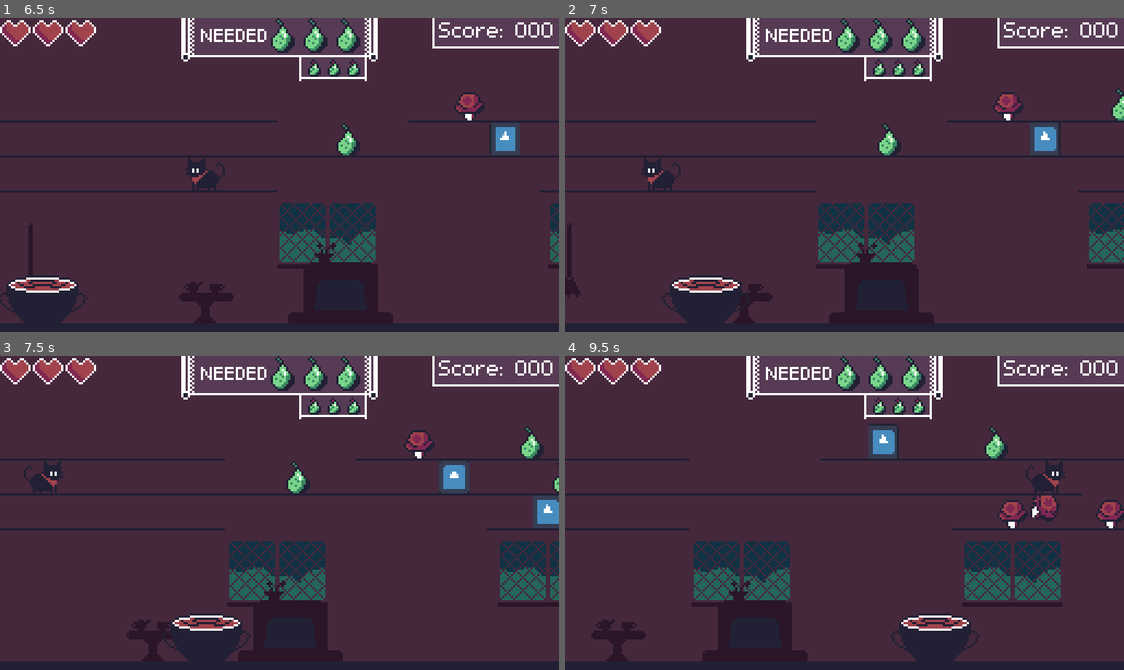
Above: before the commit, frames 1-4 (two rows, left to right).
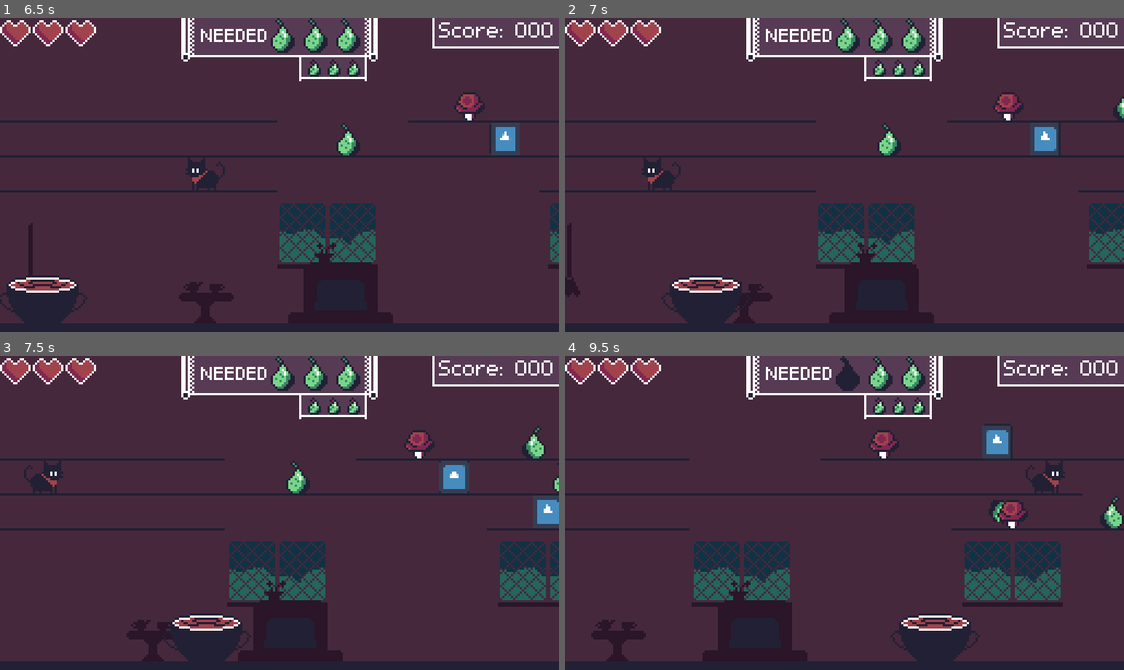
Above: after the commit, the same moments.

Repository: Bazooh/BlackCatJam
Game: Godot game, scene res://ui/menu.tscn
Same seed, same stepped clock (60 frames per second), same inputs: the game is played once before the commit and once after it. The engine's default icon, where the game draws it, is replaced by a stand-in: a white triangle on a blue panel in a dark square.
Inputs:
- Up to frame 1 (6.5 s): click "Start" at 0.5 s; hold Right (right) 1.28-2.03 s; hold S (down) 2.03-2.78 s; hold Right (right) 2.78-3.53 s; hold W (up) 3.53-4.28 s; hold A (left) 4.28-5.78 s; hold S (down) from 5.78 s (still down)
- Up to frame 2 (7 s): release S (down) at 6.53 s; hold Right (right) from 6.53 s (still down)
- Up to frame 3 (7.5 s): release Right (right) at 7.28 s; hold W (up) from 7.28 s (still down)
- Up to frame 4 (9.5 s): release W (up) at 8.03 s; hold Right (right) 8.03-8.78 s; hold S (down) from 8.78 s (still down)

Frame 1 is identical in both runs. In frame 2, 0.1% of the frame differs, in the area x 97-100%, y 22-33%; in frame 3, 0.3%; in frame 4, 1.8%, in the area x 48-100%, y 0-55%.

Commit message:
mouses

Diff:
--- a/entities/cat.gd
+++ b/entities/cat.gd
@@ -1,36 +1,9 @@
-class_name Cat extends Area2D
+class_name Cat extends Entity
 
-signal no_platform
 
 const PLATFORM_MARGIN = 16
 
-var moving: bool = true
-@export var speed: float = 50
-@export var direction: int = 1
-
-@onready var check_holes: Area2D = $CheckHoles
 @onready var rect: Rect2 = $CollisionShape.shape.get_rect()
-
-var min_x : float
-var max_x : float
-
-const size : float = 16
-const edge_x : float = 256
-
-func _ready():
-	min_x = size / 2
-	max_x = edge_x - size / 2
-
-func change_direction():
-	direction *= -1
-	scale.x = direction
-
-
-func has_platform_below() -> bool:
-	for area: Area2D in check_holes.get_overlapping_areas():
-		if area.is_in_group("Platform"):
-			return true
-	return false
 
 
 func can_cat_be_on_platform(platform: Area2D) -> bool:
@@ -59,19 +32,8 @@
 	return false
 
 
-func _physics_process(delta):
-	if moving:
-		position.x += speed * direction * delta
-
-	if Input.is_action_just_pressed("up") and can_go_up():
+func _input(event: InputEvent) -> void:
+	if event.is_action_pressed("up") and can_go_up():
 		position.y -= PLATFORM_MARGIN
-	elif Input.is_action_just_pressed("down") and can_go_down():
+	elif event.is_action_pressed("down") and can_go_down():
 		position.y += PLATFORM_MARGIN
-
-	if not has_platform_below() or check_holes.global_position.x < min_x or check_holes.global_position.x > max_x:
-		change_direction()
-
-		await get_tree().create_timer(2 * delta).timeout
-		if not has_platform_below():
-			no_platform.emit()
-			queue_free()
--- a/entities/cat.tscn
+++ b/entities/cat.tscn
@@ -1,7 +1,8 @@
-[gd_scene load_steps=5 format=3 uid="uid://ddybujrdaso0e"]
+[gd_scene load_steps=6 format=3 uid="uid://ddybujrdaso0e"]
 
 [ext_resource type="Script" path="res://entities/cat.gd" id="1_lfknh"]
 [ext_resource type="Texture2D" uid="uid://df5q2k0k8heum" path="res://art/temp/temp_cat.png" id="2_ab1a4"]
+[ext_resource type="Script" path="res://entities/items/effects/back_and_forth.gd" id="3_c6352"]
 
 [sub_resource type="RectangleShape2D" id="RectangleShape2D_xvb2g"]
 size = Vector2(18, 10)
@@ -40,6 +41,14 @@
 position = Vector2(11, 8)
 shape = SubResource("CircleShape2D_y8ipe")
 
+[node name="Effects" type="Node" parent="."]
+
+[node name="BackAndForthEffect" type="Node" parent="Effects"]
+script = ExtResource("3_c6352")
+direction = 1
+random_direction = null
+trigger = 3
+
 [connection signal="area_exited" from="CheckHoles" to="." method="_on_check_holes_area_exited"]
 [connection signal="area_exited" from="CheckHolesUp" to="." method="_on_check_holes_area_exited"]
 [connection signal="area_exited" from="CheckHolesDown" to="." method="_on_check_holes_area_exited"]
--- /dev/null
+++ b/entities/entity.gd
@@ -0,0 +1 @@
+class_name Entity extends Area2D
--- a/entities/items/effect.gd
+++ b/entities/items/effect.gd
@@ -1,33 +1,35 @@
 class_name Effect extends Node
 
 
-enum Trigger { Cat, Witch, Ground }
+enum Trigger { Cat, Witch, Ground, Start }
 
 
 @export var once: bool = true
 @export var trigger := Trigger.Cat
 var activated: bool
 
-@onready var item: Item = get_parent().get_parent()
+@onready var entity: Entity = get_parent().get_parent()
 
 
 func _ready() -> void:
 	match trigger:
 		Trigger.Cat:
-			item.touch_cat.connect(activate)
+			entity.touch_cat.connect(activate)
 		Trigger.Witch:
-			item.touch_witch.connect(activate)
+			entity.touch_witch.connect(activate)
 		Trigger.Ground:
-			item.touch_ground.connect(activate)
+			entity.touch_ground.connect(activate)
+		Trigger.Start:
+			activate()
 
 
-func activate(entity = null):
+func activate(triggerer = null):
 	if once and activated:
 		return
 
 	activated = true
-	_activate(entity)
+	_activate(triggerer)
 
 
-func _activate(_entity):
+func _activate(_triggerer):
 	pass
--- a/entities/items/effects/animation.gd
+++ b/entities/items/effects/animation.gd
@@ -4,8 +4,8 @@
 @export var animation_name: String
 
 
-func _activate(_entity) -> void:
-	if _entity is Cat:
-		item.animation_player.speed_scale = sign(_entity.scale.x)
+func _activate(triggerer) -> void:
+	if triggerer is Cat:
+		entity.animation_player.speed_scale = sign(triggerer.scale.x)
 
-	item.animation_player.play(animation_name)
+	entity.animation_player.play(animation_name)
--- /dev/null
+++ b/entities/items/effects/back_and_forth.gd
@@ -0,0 +1,71 @@
+@tool
+class_name BackAndForthEffect extends Effect
+
+
+signal no_platform
+
+
+const size: float = 16
+const edge_x: float = 256
+
+const min_x: float = size / 2
+const max_x: float = edge_x - size / 2
+
+
+var is_moving: bool = false
+@export var speed: float = 100.0
+@export var direction: int = 1
+@export var random_direction := false
+
+var check_holes: Area2D
+
+
+func _ready() -> void:
+	super._ready()
+	check_holes = entity.get_node("CheckHoles")
+
+
+func change_direction():
+	direction *= -1
+	entity.scale.x = direction
+
+
+func has_platform_below() -> bool:
+	for area: Area2D in check_holes.get_overlapping_areas():
+		if area.is_in_group("Platform"):
+			return true
+	return false
+
+
+func is_hitting_edge() -> bool:
+	return \
+		(entity.global_position.x < min_x and direction == -1) or \
+		(entity.global_position.x > max_x and direction == 1)
+
+
+func _activate(_triggerer) -> void:
+	await get_tree().create_timer(0.01).timeout
+
+	is_moving = true
+	if random_direction and randi() % 2 == 0:
+		change_direction()
+
+
+func _physics_process(delta: float) -> void:
+	if is_moving:
+		entity.position.x += speed * delta * direction
+
+		if not has_platform_below() or is_hitting_edge():
+			change_direction()
+
+			await get_tree().create_timer(2 * delta).timeout
+			if not has_platform_below():
+				no_platform.emit()
+				queue_free()
+
+
+func _get_configuration_warnings() -> PackedStringArray:
+	var warnings: PackedStringArray = []
+	if not entity.has_node("CheckHoles"):
+		warnings.append("CheckHoles (Area2D) node is missing in the entity.")
+	return warnings
--- a/entities/items/effects/bomb.gd
+++ b/entities/items/effects/bomb.gd
@@ -12,6 +12,6 @@
 func _activate(_entity) -> void:
 	var bomb: Bomb = bomb_scene.instantiate()
 	get_tree().root.add_child(bomb)
-	bomb.global_position = item.global_position
+	bomb.global_position = entity.global_position
 
 	bomb.explode([target])
--- a/entities/items/effects/change_items.gd
+++ b/entities/items/effects/change_items.gd
@@ -6,7 +6,7 @@
 	Game.level_generator.items_node.clear()
 
 	for _item in items_node:
-		if not is_instance_valid(_item) or _item == item:
+		if not is_instance_valid(_item) or _item == entity:
 			continue
 
 		var new_item: Item = Game.witch.get_usable_items().pick_random().instantiate()
@@ -28,4 +28,4 @@
 		_item.get_parent().add_child.call_deferred(new_item)
 		_item.queue_free()
 
-	item.queue_free()
+	entity.queue_free()
--- a/entities/items/effects/drop.gd
+++ b/entities/items/effects/drop.gd
@@ -11,7 +11,7 @@
 
 func _ready() -> void:
 	super._ready()
-	item.touch_ground.connect(item.destroy)
+	entity.touch_ground.connect(entity.destroy)
 
 
 func _activate(_cat) -> void:
@@ -21,4 +21,4 @@
 func _process(delta) -> void:
 	if is_dropping:
 		speed += Vector2(0.0, gravity * delta)
-		item.position += speed * delta
+		entity.position += speed * delta
--- a/entities/items/effects/ingredient_effect.gd
+++ b/entities/items/effects/ingredient_effect.gd
@@ -2,5 +2,5 @@
 
 
 func _activate(witch) -> void:
-	witch.collect_ingredient((item as Ingredient).type)
-	item.destroy()
+	witch.collect_ingredient((entity as Ingredient).type)
+	entity.destroy()
--- /dev/null
+++ b/entities/items/effects/random_flip.gd
@@ -0,0 +1,12 @@
+class_name RandomFlipEffect extends Effect
+
+
+func _activate(_entity) -> void:
+	var flip: bool = randi() % 2 == 0
+	var direction: int = -1 if flip else 1
+
+	entity.scale.x *= direction
+
+	if entity.has_node("Effects/Drop"):
+		var drop: Drop = entity.get_node("Effects/Drop")
+		drop.speed.x *= direction
--- a/entities/items/ingredient.tscn
+++ b/entities/items/ingredient.tscn
@@ -10,5 +10,4 @@
 
 [node name="IngredientEffect" type="Node" parent="Effects" index="1"]
 script = ExtResource("2_lj002")
-once = null
 trigger = 1
--- a/entities/items/ingredients/bottle.tscn
+++ b/entities/items/ingredients/bottle.tscn
@@ -12,6 +12,3 @@
 
 [node name="Sprite" parent="." index="0"]
 texture = SubResource("AtlasTexture_p4w1m")
-
-[node name="IngredientEffect" parent="Effects" index="1"]
-once = true
--- a/entities/items/ingredients/mouse.tscn
+++ b/entities/items/ingredients/mouse.tscn
@@ -1,16 +1,28 @@
-[gd_scene load_steps=4 format=3 uid="uid://f6hr3fewlrnb"]
+[gd_scene load_steps=6 format=3 uid="uid://f6hr3fewlrnb"]
 
 [ext_resource type="PackedScene" uid="uid://dxim7lnrsikvr" path="res://entities/items/ingredient.tscn" id="1_i1hv1"]
 [ext_resource type="Texture2D" uid="uid://dhd4e4hp1ss21" path="res://art/Ingredients.png" id="2_1csoh"]
+[ext_resource type="Script" path="res://entities/items/effects/back_and_forth.gd" id="3_04c8r"]
 
 [sub_resource type="AtlasTexture" id="AtlasTexture_i0cjt"]
 atlas = ExtResource("2_1csoh")
 region = Rect2(0, 0, 16, 16)
+
+[sub_resource type="CircleShape2D" id="CircleShape2D_pldlf"]
+radius = 2.0
 
 [node name="Pear" instance=ExtResource("1_i1hv1")]
 
 [node name="Sprite" parent="." index="0"]
 texture = SubResource("AtlasTexture_i0cjt")
 
-[node name="IngredientEffect" parent="Effects" index="1"]
-once = true
+[node name="CheckHoles" type="Area2D" parent="." index="2"]
+
+[node name="CollisionShape2D" type="CollisionShape2D" parent="CheckHoles" index="0"]
+position = Vector2(10, 0)
+shape = SubResource("CircleShape2D_pldlf")
+
+[node name="BackAndForthEffect" type="Node" parent="Effects" index="3"]
+script = ExtResource("3_04c8r")
+direction = 1
+random_direction = true
--- a/entities/items/ingredients/toad.tscn
+++ b/entities/items/ingredients/toad.tscn
@@ -1,7 +1,8 @@
-[gd_scene load_steps=4 format=3 uid="uid://cejwcsg6c1cvd"]
+[gd_scene load_steps=5 format=3 uid="uid://cejwcsg6c1cvd"]
 
 [ext_resource type="PackedScene" uid="uid://dxim7lnrsikvr" path="res://entities/items/ingredient.tscn" id="1_a6kjo"]
 [ext_resource type="Texture2D" uid="uid://dhd4e4hp1ss21" path="res://art/Ingredients.png" id="2_5twaa"]
+[ext_resource type="Script" path="res://entities/items/effects/random_flip.gd" id="3_cfkmd"]
 
 [sub_resource type="AtlasTexture" id="AtlasTexture_i0cjt"]
 atlas = ExtResource("2_5twaa")
@@ -12,5 +13,9 @@
 [node name="Sprite" parent="." index="0"]
 texture = SubResource("AtlasTexture_i0cjt")
 
-[node name="IngredientEffect" parent="Effects" index="1"]
-once = true
+[node name="Drop" parent="Effects" index="0"]
+speed = Vector2(100, 2.08165e-12)
+
+[node name="RandomFlipEffect" type="Node" parent="Effects" index="3"]
+script = ExtResource("3_cfkmd")
+trigger = 3
--- a/entities/items/item.gd
+++ b/entities/items/item.gd
@@ -1,4 +1,4 @@
-class_name Item extends Area2D
+class_name Item extends Entity
 
 
 signal touch_cat(cat: Cat)
--- a/level/level.tscn
+++ b/level/level.tscn
@@ -20,7 +20,6 @@
 
 [node name="Cat" parent="." instance=ExtResource("2_xf2dh")]
 position = Vector2(42, 56)
-speed = 100.0
 
 [node name="Witch" parent="." instance=ExtResource("2_b1rdj")]
 
@@ -61,7 +60,6 @@
 [node name="Pause" parent="UI" instance=ExtResource("8_xqhhv")]
 layout_mode = 1
 
-[connection signal="no_platform" from="Cat" to="Witch" method="_on_cat_no_platform"]
 [connection signal="on_game_over" from="Witch" to="UI/GameOver" method="_on_witch_on_game_over"]
 [connection signal="on_lives_update" from="Witch" to="UI/Lives" method="_on_witch_on_lives_update"]
 [connection signal="on_recipe_update" from="Witch" to="UI/Recipe" method="_on_witch_on_recipe_update"]
